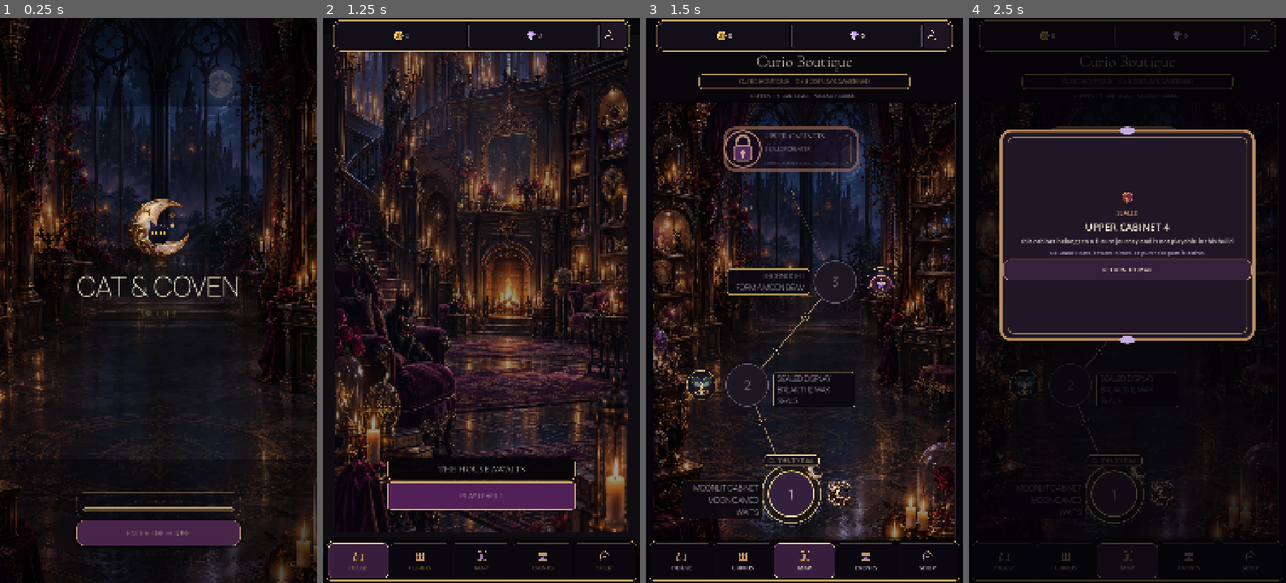
Above: before the commit, frames 1-4 (left to right).
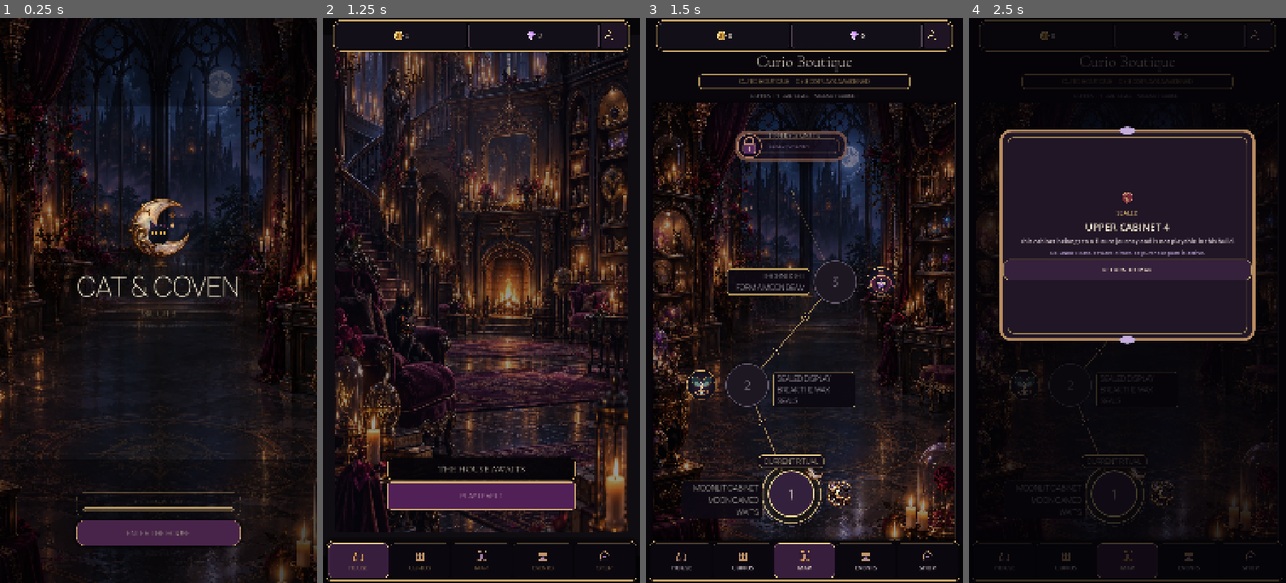
Above: after the commit, the same moments.

Repository: Jay-prodesign/akilta-match3
Game: Godot game, scene res://src/app/app_bootstrap.tscn
The game is run twice, just before and just after one commit, with the same random seed, the same clock (stepped at 60 frames per second) and the same inputs.
Inputs:
- Up to frame 1 (0.25 s): no input
- Up to frame 2 (1.25 s): click "ENTER THE HOUSE" at 0.5 s
- Up to frame 3 (1.5 s): click "PLAY LEVEL 1" at 1.25 s
- Up to frame 4 (2.5 s): click "UPPER CABINETS" at 2 s

Frames 1-2 are identical in both runs. In frame 3, 2.3% of the frame differs, in the area x 24-68%, y 19-80%; in frame 4, 0.3%.

Commit message:
Reduce future-route chrome and strengthen current ritual marker

Diff:
--- a/src/ui/map/chapter_map.tscn
+++ b/src/ui/map/chapter_map.tscn
@@ -159,20 +159,20 @@
 
 [node name="FutureCabinetsSeal" type="Button" parent="Layout/RoutePanel/Scroll/RouteView"]
 layout_mode = 0
-offset_left = 220.0
-offset_top = 64.0
-offset_right = 720.0
-offset_bottom = 254.0
+offset_left = 260.0
+offset_top = 78.0
+offset_right = 680.0
+offset_bottom = 218.0
 focus_mode = 1
 clip_contents = true
 text = ""
 
 [node name="SealArt" type="TextureRect" parent="Layout/RoutePanel/Scroll/RouteView/FutureCabinetsSeal"]
 layout_mode = 1
-anchor_left = 0.03
-anchor_top = 0.08
-anchor_right = 0.31
-anchor_bottom = 0.92
+anchor_left = 0.05
+anchor_top = 0.12
+anchor_right = 0.27
+anchor_bottom = 0.88
 grow_horizontal = 2
 grow_vertical = 2
 mouse_filter = 2
@@ -192,7 +192,7 @@
 theme_override_colors/font_color = Color(0.98, 0.91, 0.79, 1)
 theme_override_colors/font_outline_color = Color(0.03, 0.02, 0.04, 0.96)
 theme_override_constants/outline_size = 3
-theme_override_font_sizes/font_size = 26
+theme_override_font_sizes/font_size = 22
 text = "UPPER CABINETS"
 vertical_alignment = 1
 
@@ -206,11 +206,12 @@
 grow_vertical = 2
 mouse_filter = 2
 theme_override_colors/font_color = Color(0.82, 0.71, 0.86, 1)
-theme_override_font_sizes/font_size = 18
+theme_override_font_sizes/font_size = 16
 text = "SEALED FOR LATER"
 vertical_alignment = 1
 
 [node name="Copy" type="Label" parent="Layout/RoutePanel/Scroll/RouteView/FutureCabinetsSeal"]
+visible = false
 layout_mode = 1
 anchor_left = 0.32
 anchor_top = 0.61
@@ -243,7 +244,7 @@
 theme_override_colors/font_color = Color(1, 0.941, 0.722, 1)
 theme_override_colors/font_outline_color = Color(0.031, 0.027, 0.063, 0.96)
 theme_override_constants/outline_size = 4
-theme_override_font_sizes/font_size = 20
+theme_override_font_sizes/font_size = 24
 theme_override_styles/normal = SubResource("FrontierPlate")
 text = "CURRENT RITUAL"
 horizontal_alignment = 1
